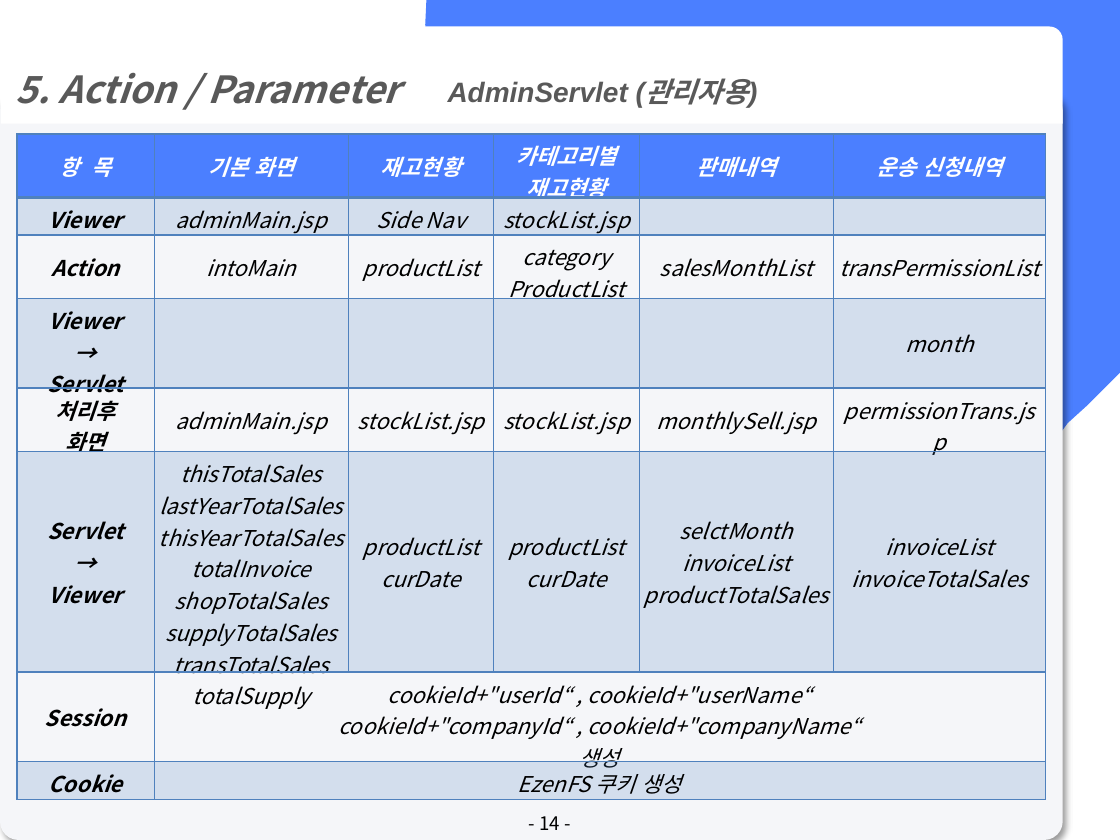
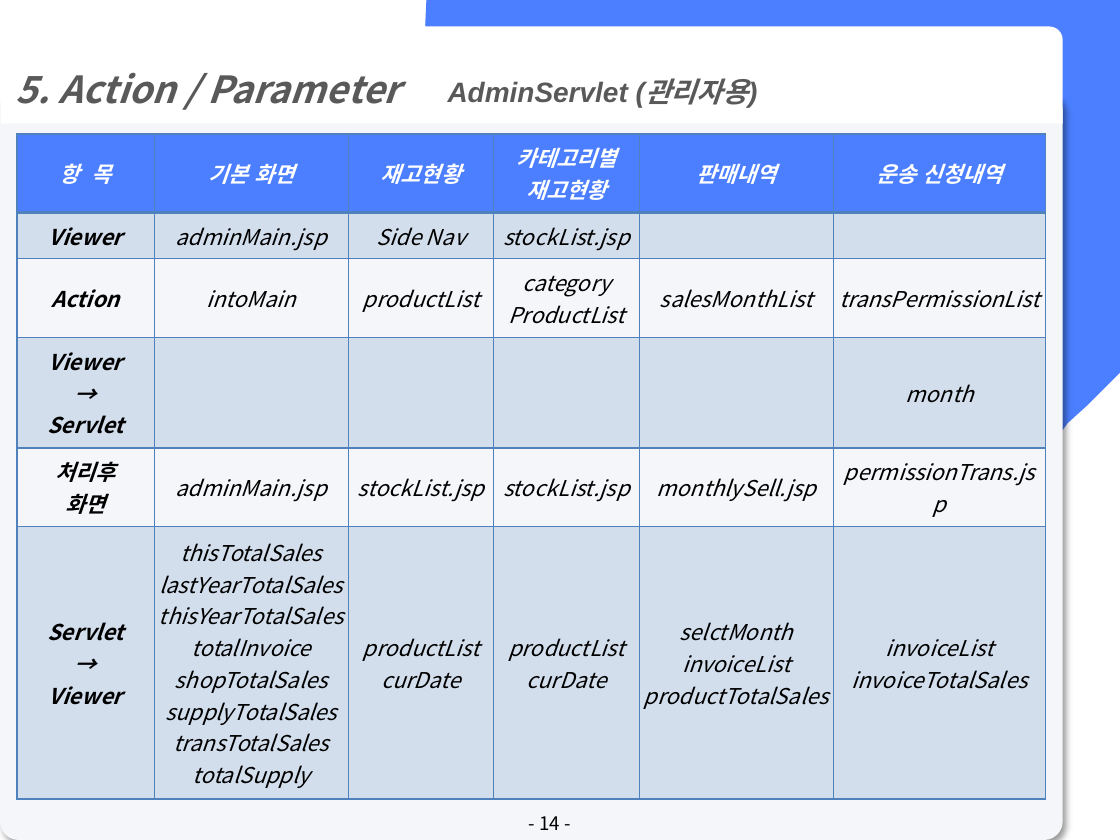
Before and after one commit to lx9203/fulfillmentBlue, a slide deck: slide 14 of file/PPT/Fulfillment 최종발표.pptx. Drawn at 1120x840 pixels with LibreOffice and Linux fonts; fonts in the diff are those of the drawing. Boxes give left, top, right and bottom in pixels: in the first picture for what was removed or moved away, otherwise in the second. Text is boxed around its words. In the diff, an @@ line names an element or a change of style, - is before the commit and + after.

```diff
--- a/file/PPT/Fulfillment 최종발표.pptx
+++ b/file/PPT/Fulfillment 최종발표.pptx
@@ table at [17, 134, 1046, 800] @@
-row 7: Session | cookieId+"userId“ , cookieId+"userName“ / cookieId+"companyId“ , cookieId+"companyName“ / 생성 |  |  |  | 
-row 8: Cookie | EzenFS 쿠키 생성 |  |  |  | 
```
Also in this commit, not shown: 12 other slides changed, 3 other files.
